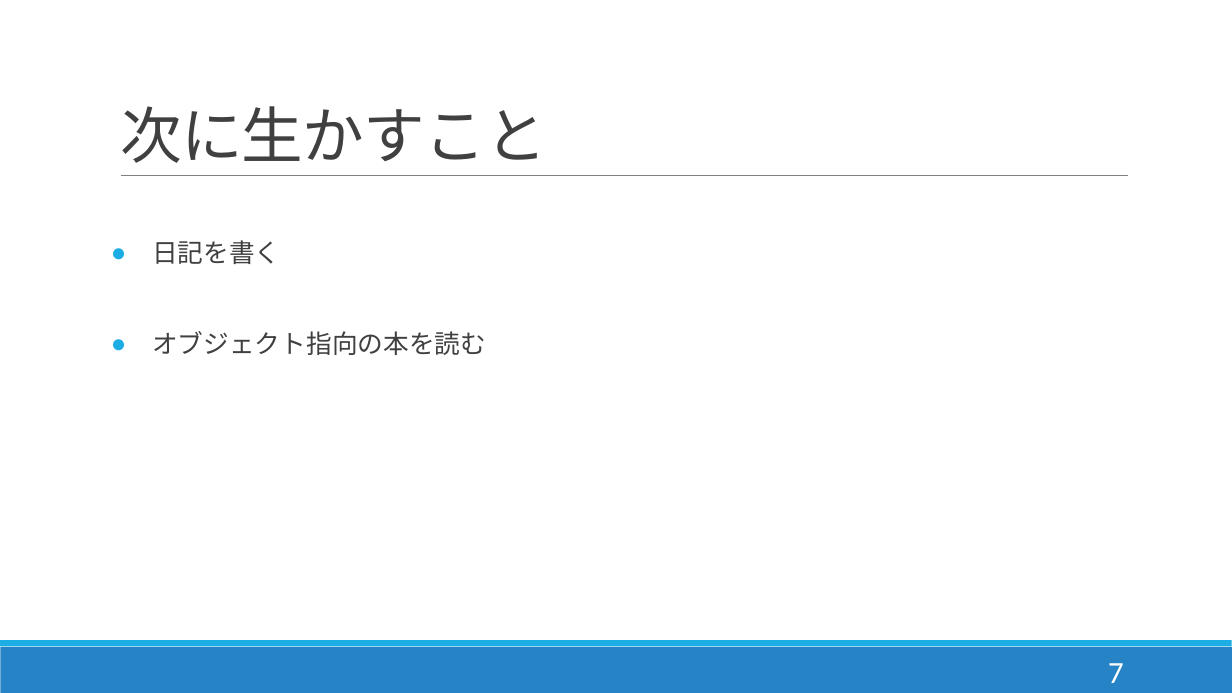
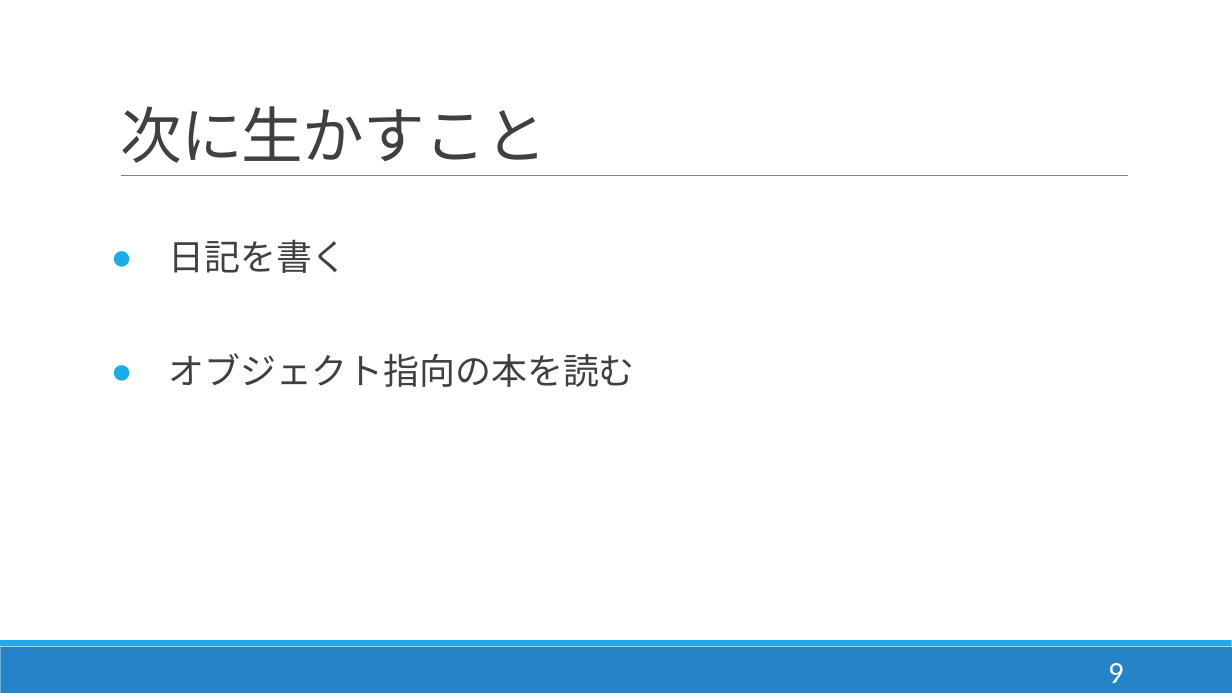
Before and after one commit to y-aiyoshizawa/1st-training, a slide deck: slide 10 of プレゼン/成果発表(相吉澤).pptx (slide 8 before the commit). Drawn at 1232x693 pixels with LibreOffice and Linux fonts; fonts in the diff are those of the drawing. Boxes give left, top, right and bottom in pixels: in the first picture for what was removed or moved away, otherwise in the second. Text is boxed around its words. In the diff, an @@ line names an element or a change of style, - is before the commit and + after.

Commit message:
文字サイズの修正 最初に得たことを追加 克服したことを追加

```diff
--- a/プレゼン/成果発表(相吉澤).pptx
+++ b/プレゼン/成果発表(相吉澤).pptx
@@ text "日記を書く" at (168,239,635,387): size 20 to 28 pt @@
@@ page number at (1108,663,1124,683): text changed @@
-7
+9
```
Also in this commit, not shown: 6 other slides changed, 2 slides added.
